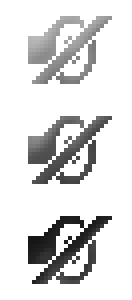
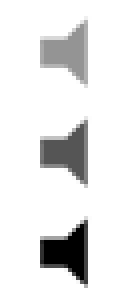
Layer changes from the first 132×300 image to the second:
renamed "Mute Normal" to "Mute normal", painted on it over [28, 16, 112, 88]
painted on "Mute hover" over [28, 116, 112, 188]
painted on "Mute clicked" over [28, 216, 112, 288]
